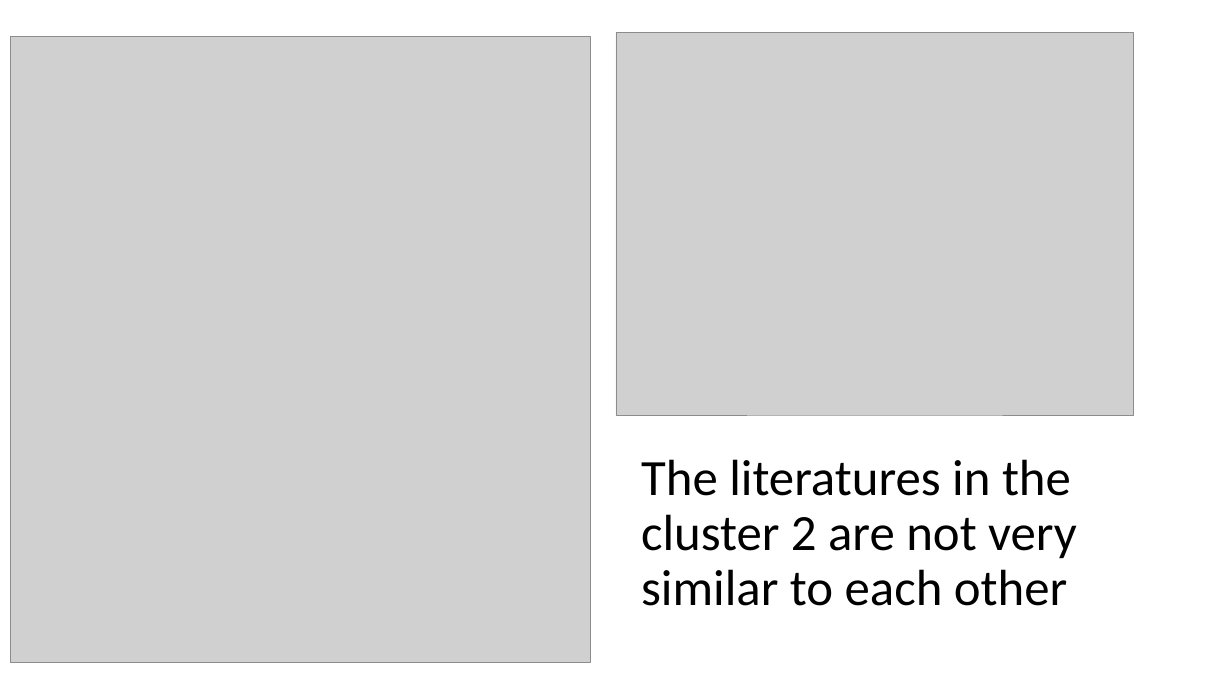
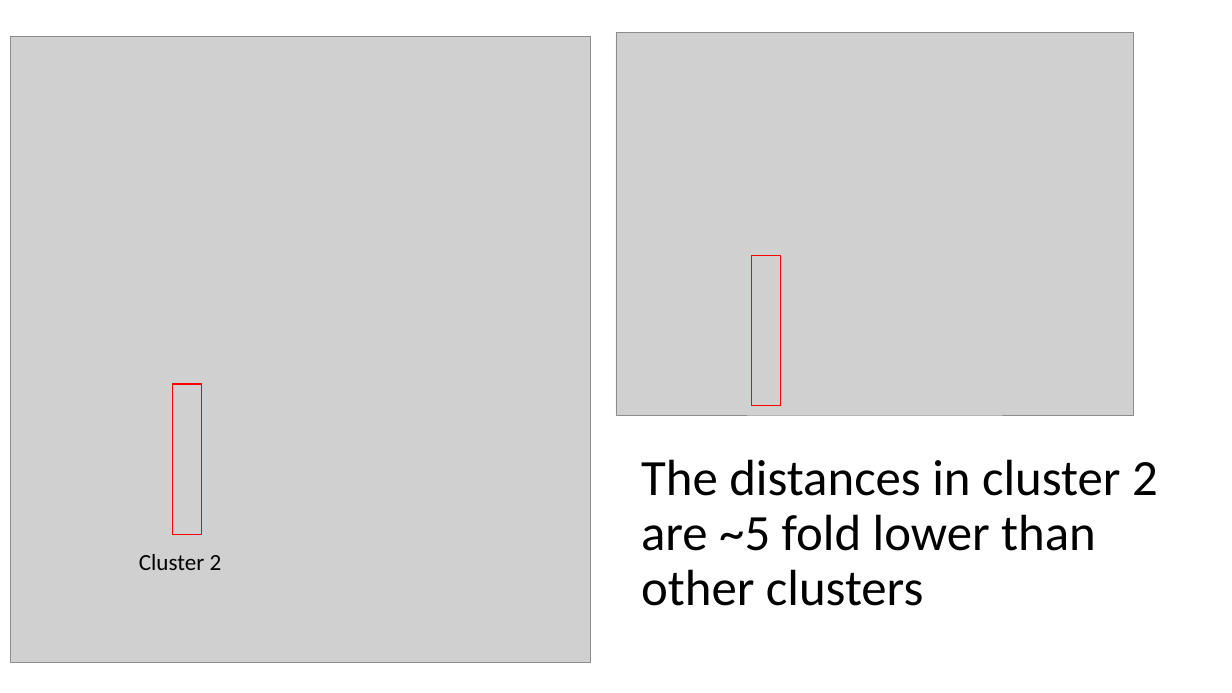
Before and after one commit to chiouNT/Metis_project_5, a slide deck: slide 6 of NLP.pptx. Drawn at 1232x693 pixels with LibreOffice and Linux fonts; fonts in the diff are those of the drawing; grey boxes stand for pictures. Boxes give left, top, right and bottom in pixels: in the first picture for what was removed or moved away, otherwise in the second. Text is boxed around its words. In the diff, an @@ line names an element or a change of style, - is before the commit and + after.

```diff
--- a/NLP.pptx
+++ b/NLP.pptx
@@ rectangle added at <box>751,255,780,406</box>, outline #FF0000 1 pt @@
@@ rectangle added at <box>173,384,201,535</box>, outline #FF0000 1 pt @@
@@ title at <box>641,459,1158,606</box>: text changed @@
-The literatures in the cluster 2 are not very similar to each other
+The distances in cluster 2 are ~5 fold lower than other clusters
@@ text added at <box>139,554,222,570</box>, 18 pt, text #000000 @@
+Cluster 2
```
Also in this commit, not shown: 8 other slides changed, 3 slides added, 19 other files.
